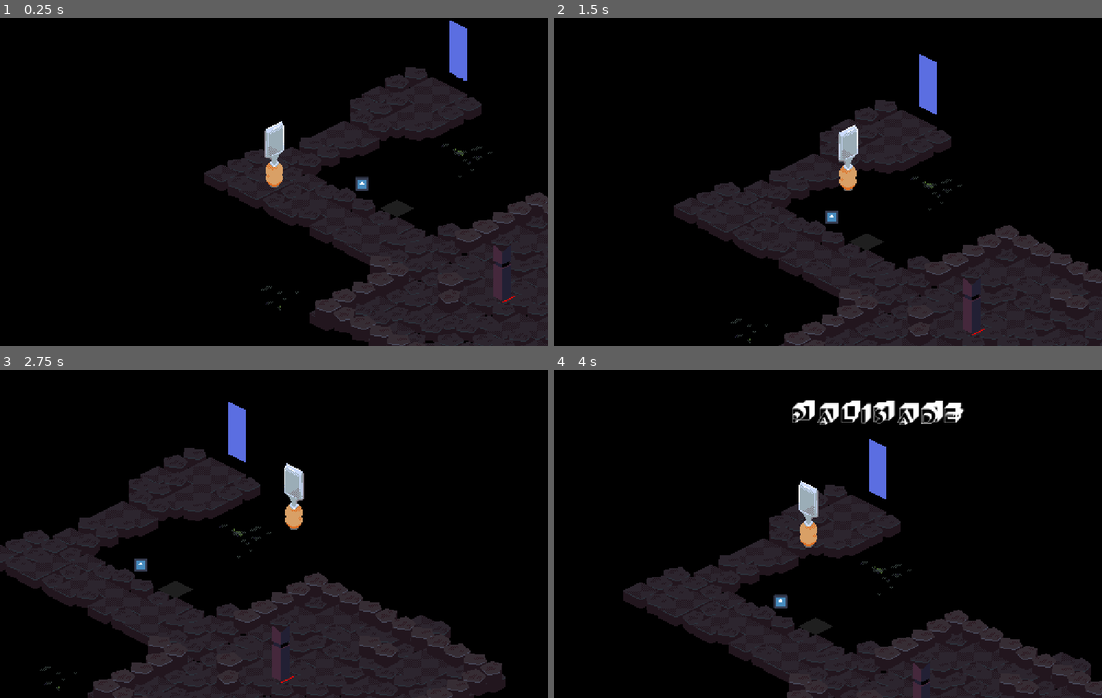
Above: before the commit, frames 1-4 (two rows, left to right).
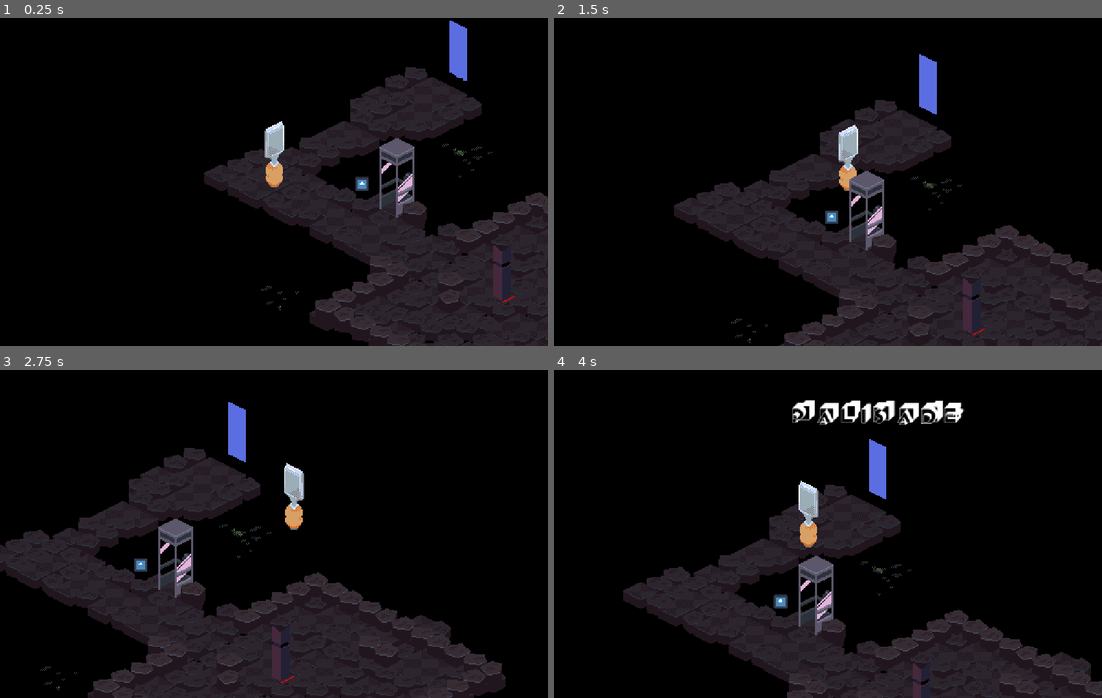
Above: after the commit, the same moments.

Repository: webcatzz/bad-dream
Game: Godot game, scene res://world/test.tscn
The game is run twice, just before and just after one commit, with the same random seed, the same clock (stepped at 60 frames per second) and the same inputs. The engine's default icon, where the game draws it, is replaced by a stand-in: a white triangle on a blue panel in a dark square.
Inputs (mouse positions are in pixels of both pictures, inside the frame that each line leads up to):
- Up to frame 1 (0.25 s): no input
- Up to frame 2 (1.5 s): tap Enter (ui_accept) at 0.5, 0.77 s; move the mouse to (948, 165) at 0.52 s; hold W (move_right) 0.53-1.28 s; hold Shift (shift) 0.53-1.28 s; click (948, 165) at 0.67 s; move the mouse to (718, 198) at 1.27 s; hold S (move_down) from 1.28 s (still down); tap Shift (shift) at 1.35 s
- Up to frame 3 (2.75 s): tap Enter (ui_accept) at 1.52 s; move the mouse to (328, 461) at 2.02 s; release S (move_down) at 2.03 s; hold W (move_right) from 2.03 s (still down); hold Shift (shift) from 2.03 s (still down)
- Up to frame 4 (4 s): move the mouse to (800, 599) at 2.77 s; release W (move_right) at 2.78 s; release Shift (shift) at 2.78 s; hold Q (move_up) 2.78-3.53 s; tap Shift (shift) at 2.85 s; click (800, 599) at 2.92 s; tap Enter (ui_accept) at 3.02, 3.77 s; move the mouse to (992, 583) at 3.52 s; hold A (move_left) from 3.53 s (still down); hold Shift (shift) from 3.53 s (still down)

The runs differ from the first frame. In frame 1, 1.3% of the frame differs, in the area x 67-78%, y 36-65%; in frame 2, 1.3%; in frame 3, 1.3%; in frame 4, 1.3%.

Commit message:
save point sprites

Diff:
--- a/node/save_point.gd
+++ b/node/save_point.gd
@@ -14,7 +14,7 @@
 	$UI/Saves/File01.grab_focus()
 
 	# background
-	Game.tween_opacity($UI, 0, 1, 2)
+	$Animator.play("show")
 
 	# z-index
 	z_index = 101
@@ -34,7 +34,8 @@
 	active = false
 
 	# background
-	await Game.tween_opacity($UI, 1, 0, 0.1)
+	$Animator.play("hide")
+	await $Animator.animation_finished
 
 	# z-index
 	z_index = 0
@@ -59,8 +60,8 @@
 
 func _resize_color_rect() -> void:
 	var rect: Rect2 = get_viewport_rect()
-	$UI.global_position = global_position - rect.size / 2
-	$UI.size = rect.size
+	$UI.global_position = global_position - rect.size / 2 - Vector2(0, 32)
+	$UI.size = rect.size + Vector2(0, 32)
 
 
 func _save_to_file(idx: int) -> void:
--- a/node/save_point.tscn
+++ b/node/save_point.tscn
@@ -1,8 +1,9 @@
-[gd_scene load_steps=9 format=3 uid="uid://be6ge5sg8n6yl"]
+[gd_scene load_steps=14 format=3 uid="uid://be6ge5sg8n6yl"]
 
 [ext_resource type="Script" path="res://node/save_point.gd" id="1_56ck4"]
 [ext_resource type="Material" uid="uid://cfvbajr6t5dre" path="res://asset/shader/dither_vertex.tres" id="2_24uay"]
 [ext_resource type="Script" path="res://node/triggers/player_detector.gd" id="2_ppl06"]
+[ext_resource type="Texture2D" uid="uid://p1b7e7f6qf7r" path="res://asset/phonebooth.png" id="2_qyhcf"]
 [ext_resource type="Script" path="res://node/ui/vbox_slanted.gd" id="3_osywe"]
 
 [sub_resource type="SegmentShape2D" id="SegmentShape2D_ca5vm"]
@@ -19,22 +20,122 @@
 
 [sub_resource type="StyleBoxFlat" id="StyleBoxFlat_mg5oo"]
 content_margin_left = 32.0
-content_margin_top = 32.0
+content_margin_top = 64.0
 content_margin_right = 96.0
 content_margin_bottom = 32.0
 bg_color = Color(0, 0, 0, 1)
-expand_margin_left = 64.0
-expand_margin_top = 64.0
-expand_margin_right = 64.0
-expand_margin_bottom = 64.0
+expand_margin_left = 32.0
+expand_margin_top = 32.0
+expand_margin_right = 32.0
+expand_margin_bottom = 32.0
+
+[sub_resource type="Animation" id="Animation_y0csc"]
+length = 0.001
+tracks/0/type = "value"
+tracks/0/imported = false
+tracks/0/enabled = true
+tracks/0/path = NodePath("UI:modulate")
+tracks/0/interp = 1
+tracks/0/loop_wrap = true
+tracks/0/keys = {
+"times": PackedFloat32Array(0),
+"transitions": PackedFloat32Array(1),
+"update": 0,
+"values": [Color(1, 1, 1, 1)]
+}
+tracks/1/type = "value"
+tracks/1/imported = false
+tracks/1/enabled = true
+tracks/1/path = NodePath("UI:visible")
+tracks/1/interp = 1
+tracks/1/loop_wrap = true
+tracks/1/keys = {
+"times": PackedFloat32Array(0),
+"transitions": PackedFloat32Array(1),
+"update": 1,
+"values": [false]
+}
+
+[sub_resource type="Animation" id="Animation_jsk0n"]
+resource_name = "hide"
+length = 0.1
+tracks/0/type = "value"
+tracks/0/imported = false
+tracks/0/enabled = true
+tracks/0/path = NodePath("UI:modulate")
+tracks/0/interp = 1
+tracks/0/loop_wrap = true
+tracks/0/keys = {
+"times": PackedFloat32Array(0, 0.1),
+"transitions": PackedFloat32Array(1, 1),
+"update": 0,
+"values": [Color(1, 1, 1, 1), Color(1, 1, 1, 0)]
+}
+tracks/1/type = "value"
+tracks/1/imported = false
+tracks/1/enabled = true
+tracks/1/path = NodePath("UI:visible")
+tracks/1/interp = 1
+tracks/1/loop_wrap = true
+tracks/1/keys = {
+"times": PackedFloat32Array(0.1),
+"transitions": PackedFloat32Array(1),
+"update": 1,
+"values": [false]
+}
+
+[sub_resource type="Animation" id="Animation_ivp73"]
+resource_name = "show"
+length = 2.0
+tracks/0/type = "value"
+tracks/0/imported = false
+tracks/0/enabled = true
+tracks/0/path = NodePath("UI:modulate")
+tracks/0/interp = 1
+tracks/0/loop_wrap = true
+tracks/0/keys = {
+"times": PackedFloat32Array(0, 2),
+"transitions": PackedFloat32Array(1, 1),
+"update": 0,
+"values": [Color(1, 1, 1, 0), Color(1, 1, 1, 1)]
+}
+tracks/1/type = "value"
+tracks/1/imported = false
+tracks/1/enabled = true
+tracks/1/path = NodePath("UI:visible")
+tracks/1/interp = 1
+tracks/1/loop_wrap = true
+tracks/1/keys = {
+"times": PackedFloat32Array(0),
+"transitions": PackedFloat32Array(1),
+"update": 1,
+"values": [true]
+}
+
+[sub_resource type="AnimationLibrary" id="AnimationLibrary_kaywy"]
+_data = {
+"RESET": SubResource("Animation_y0csc"),
+"hide": SubResource("Animation_jsk0n"),
+"show": SubResource("Animation_ivp73")
+}
 
 [node name="SavePoint" type="Node2D"]
+y_sort_enabled = true
 script = ExtResource("1_56ck4")
 
-[node name="Sprite" type="Polygon2D" parent="."]
-z_index = -1
-color = Color(0.122252, 0.122252, 0.122252, 1)
-polygon = PackedVector2Array(-16, 0, 0, -8, 16, 0, 0, 8)
+[node name="Back" type="Sprite2D" parent="."]
+position = Vector2(0, -4)
+texture = ExtResource("2_qyhcf")
+offset = Vector2(0, -24)
+region_enabled = true
+region_rect = Rect2(0, 0, 32, 72)
+
+[node name="Front" type="Sprite2D" parent="."]
+position = Vector2(0, 4)
+texture = ExtResource("2_qyhcf")
+offset = Vector2(0, -32)
+region_enabled = true
+region_rect = Rect2(32, 0, 32, 72)
 
 [node name="Area" type="Area2D" parent="."]
 collision_layer = 0
@@ -61,8 +162,10 @@
 z_index = 100
 z_as_relative = false
 material = ExtResource("2_24uay")
-custom_minimum_size = Vector2(500, 300)
-offset_right = 400.0
+custom_minimum_size = Vector2(500, 332)
+offset_top = -32.0
+offset_right = 500.0
+offset_bottom = 300.0
 theme_override_styles/panel = SubResource("StyleBoxFlat_mg5oo")
 
 [node name="Saves" type="VBoxContainer" parent="UI"]
@@ -89,6 +192,11 @@
 [node name="File03" type="Button" parent="UI/Saves"]
 layout_mode = 2
 text = "File 03"
+
+[node name="Animator" type="AnimationPlayer" parent="."]
+libraries = {
+"": SubResource("AnimationLibrary_kaywy")
+}
 
 [connection signal="player_entered" from="Area" to="." method="_on_player_entered"]
 [connection signal="player_exited" from="Area" to="." method="_on_player_exited"]
--- a/resource/save.gd
+++ b/resource/save.gd
@@ -36,7 +36,7 @@
 # prepping
 
 ## Sets otherwise unset values in preparation for saving.
-func prepare_for_save(idx: int) -> void:
+func prepare_for_save() -> void:
 	position = get_leader().node.position
 	seed = randi()
 
--- a/world/test.tscn
+++ b/world/test.tscn
@@ -50,10 +50,10 @@
 layer_0/name = "floor"
 layer_0/y_sort_enabled = true
 layer_0/z_index = -2
-layer_0/tile_data = PackedInt32Array(131071, 65540, 1, 65535 …(3594 unchanged characters)… 76, 1, -393215, 4, 0, -327680, 131076, 0)
+layer_0/tile_data = PackedInt32Array(131071, 65540, 1, 65535 …(3594 unchanged characters)… 76, 1, -393215, 4, 0, -327680, 131076, 0, 131075, 4, 0, 196611, 65540, 1, 65538, 65540, 1)
 layer_1/name = "objects"
 layer_1/y_sort_enabled = true
-layer_1/tile_data = PackedInt32Array(720900, 196612, 0, 8519 …(846 unchanged characters)…  0, 720907, 262148, 0, 589826, 262148, 0)
+layer_1/tile_data = PackedInt32Array(720900, 196612, 0, 8519 …(846 unchanged characters)…  0, 720907, 262148, 0, 589826, 262148, 0, 196611, 262148, 1)
 
 [node name="PartySpawner" type="Node2D" parent="."]
 script = ExtResource("2_uh17h")
@@ -67,13 +67,14 @@
 [node name="Shape" type="CollisionPolygon2D" parent="DialogueTrigger"]
 polygon = PackedVector2Array(-16, 0, 0, -8, 16, 0, 0, 8)
 
-[node name="Sprite2D" type="Sprite2D" parent="DialogueTrigger"]
+[node name="SavePoint" parent="." instance=ExtResource("5_0pweu")]
+position = Vector2(112, 24)
+
+[node name="Sprite2D" type="Sprite2D" parent="."]
+position = Vector2(80, 8)
 scale = Vector2(0.1, 0.1)
 texture = ExtResource("4_fxbus")
 offset = Vector2(0, -64)
-
-[node name="SavePoint" parent="." instance=ExtResource("5_0pweu")]
-position = Vector2(112, 24)
 
 [node name="Door" parent="." instance=ExtResource("6_ikrja")]
 position = Vector2(168, -96)
Binary file added: asset/phonebooth.png
Binary file removed: asset/test..aseprite
Not shown, changed: .gitignore
